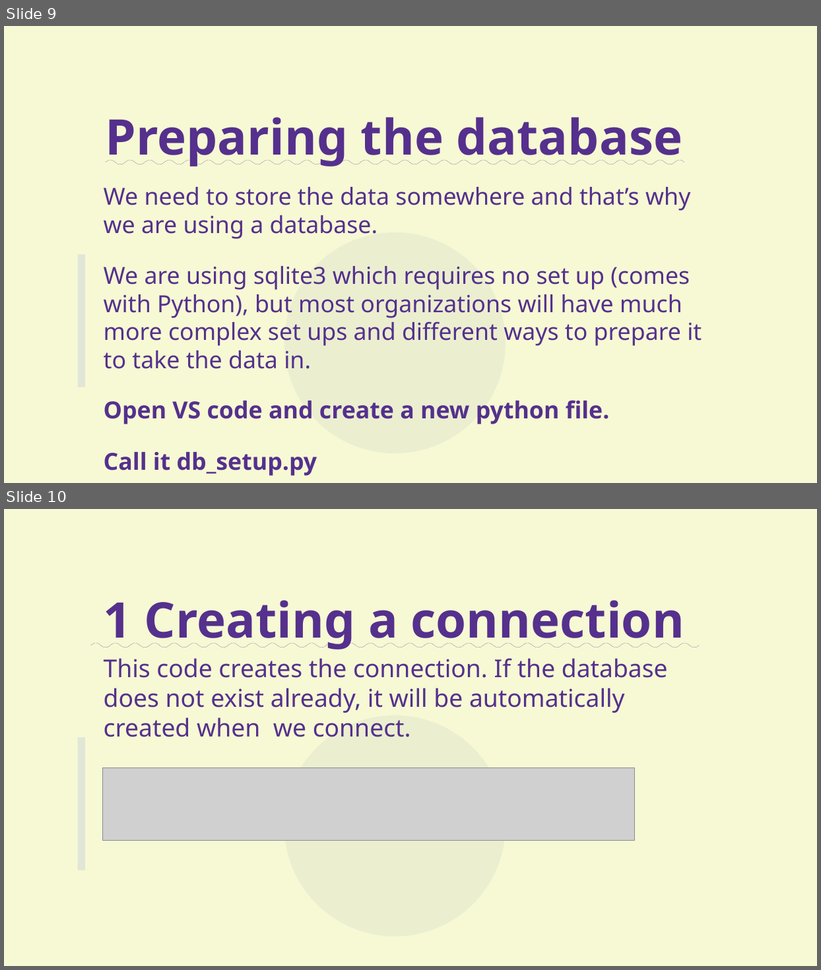
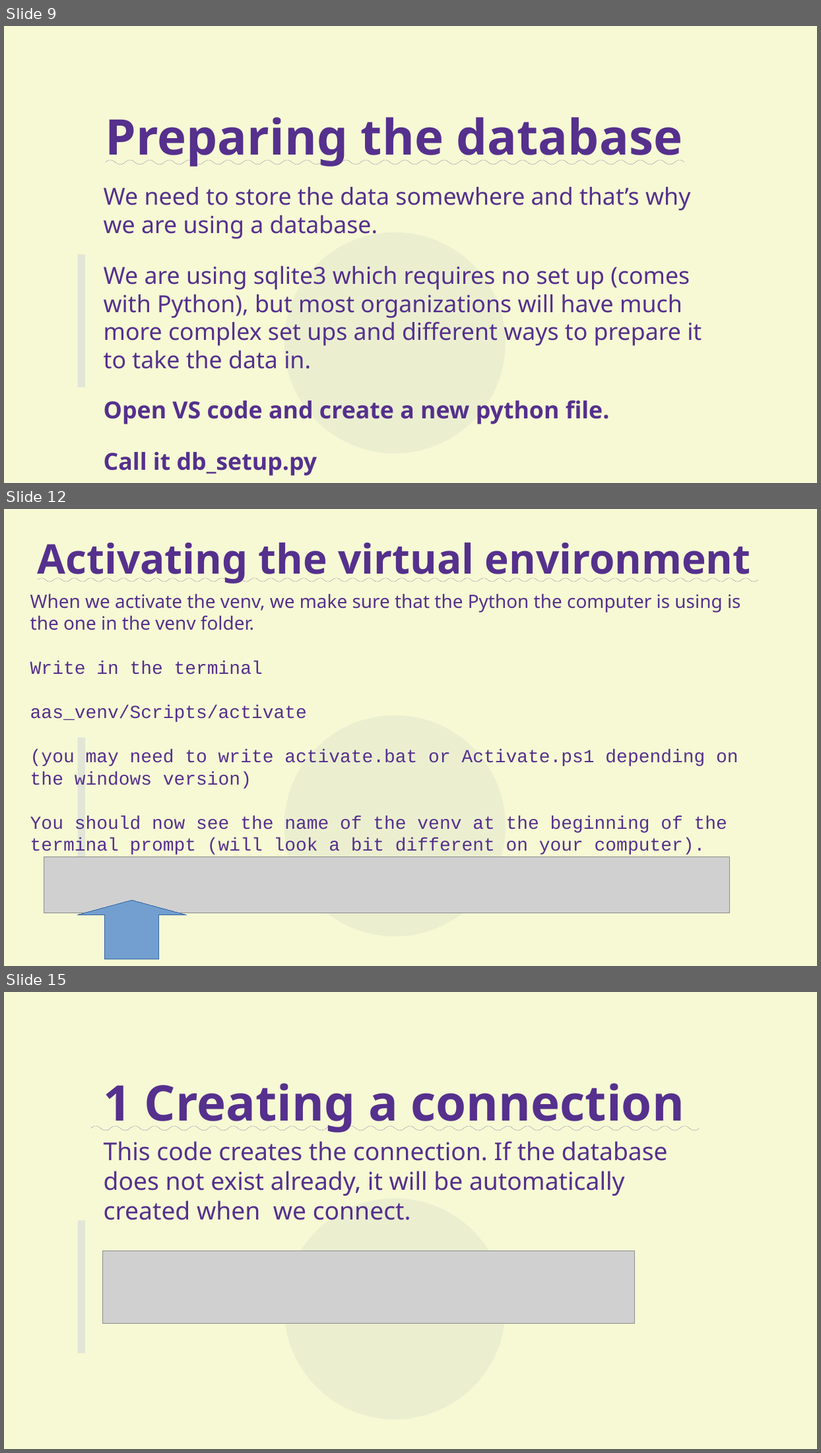
Before and after one commit to aram-de/aas_workshop_pub, a slide deck: presentation_KhanRev.odp. Shown one above the other, each under a label of ours: slides 9 and 10 before the commit, slides 9, 12 and 15 after it; the slides between them are not shown. The pictures are 821x970 and 821x1453 pixels, drawn with LibreOffice and Linux fonts; fonts in the diff are those of the drawing; grey boxes stand for pictures. Boxes give left, top, right and bottom in pixels: in the first picture for what was removed or moved away, otherwise in the second. Text is boxed around its words. In the diff, an @@ line names an element or a change of style, - is before the commit and + after.

Commit message:
added venv slides

```diff
--- a/presentation_KhanRev.odp
+++ b/presentation_KhanRev.odp
@@ slide 12 added at [4,509,817,966], background #F6F9D4; not listed: 1 template element that a slide beside it also shows @@
@@ title added at [38,543,751,584], 40 pt, text #55308D, bold, underline @@
+Activating the virtual environment
@@ title added at [30,593,741,855], 18 pt, text #55308D @@
+When we activate the venv, we make sure that the Python the computer is using is the one in the venv folder.
+Write in the terminal
+aas_venv/Scripts/activate
+(you may need to write activate.bat or Activate.ps1 depending on the windows version)
+You should now see the name of the venv at the beginning of the terminal prompt (will look a bit different on your computer).
@@ rectangle added at [78,738,85,871], fill #CED4DA at 50% opacity @@
@@ picture added at [44,857,730,914] @@
@@ up arrow added at [78,901,187,960], fill #729FCF, outline #3465A4 0 pt @@
@@ what was slide 10 is now slide 15 @@
```
Also in this commit, not shown: 2 slides changed, 4 other slides added, 1 slide removed.
